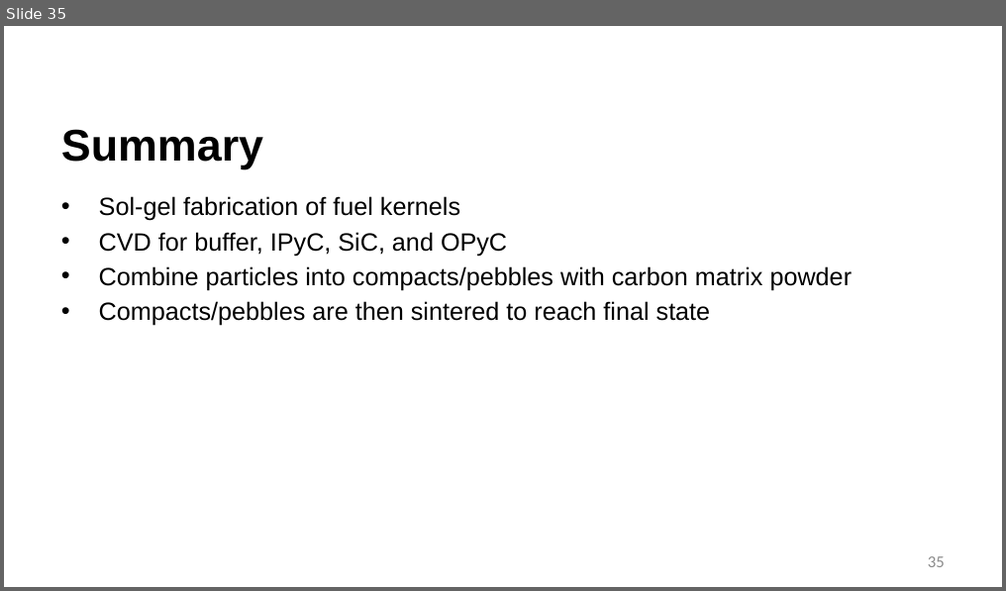
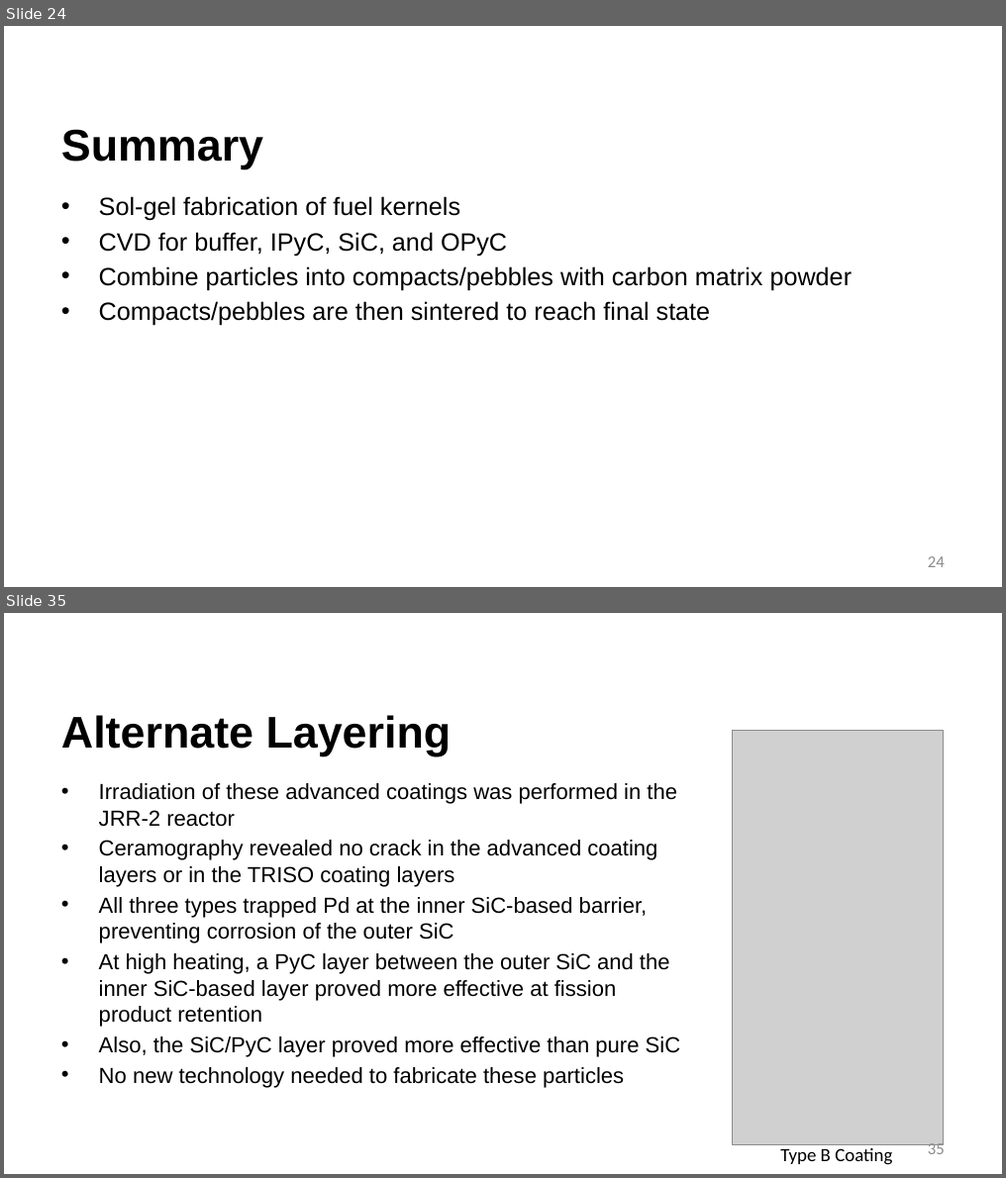
Before and after one commit to benbeeler/TEACHING, a slide deck: Advanced Reactor Materials/Fall2026/Lec6_TRISO.pptx. Shown one above the other, each under a label of ours: slide 35 before the commit, slides 24 and 35 after it; the slides between them are not shown. The pictures are 1006x591 and 1006x1178 pixels, drawn with LibreOffice and Linux fonts; fonts in the diff are those of the drawing; grey boxes stand for pictures; background and template pictures are left out. Boxes give left, top, right and bottom in pixels: in the first picture for what was removed or moved away, otherwise in the second. Text is boxed around its words. In the diff, an @@ line names an element or a change of style, - is before the commit and + after.

```diff
--- a/Advanced Reactor Materials/Fall2026/Lec6_TRISO.pptx
+++ b/Advanced Reactor Materials/Fall2026/Lec6_TRISO.pptx
@@ slide 35 added at (x1=4, y1=613, x2=1002, y2=1174), background #FFFFFF @@
@@ title added at (x1=61, y1=715, x2=451, y2=757), 42.7 pt, text #000000, bold @@
+Alternate Layering
@@ picture added at (x1=732, y1=731, x2=944, y2=1146) @@
@@ text added at (x1=99, y1=783, x2=681, y2=1088), 21 pt, text #000000 @@
+• Irradiation of these advanced coatings was performed in the JRR-2 reactor
+• Ceramography revealed no crack in the advanced coating layers or in the TRISO coating layers
+• All three types trapped Pd at the inner SiC-based barrier, preventing corrosion of the outer SiC
+• At high heating, a PyC layer between the outer SiC and the inner SiC-based layer proved more effective at fission product retention
+• Also, the SiC/PyC layer proved more effective than pure SiC
+• No new technology needed to fabricate these particles
@@ page number added at (x1=928, y1=1141, x2=944, y2=1155), 16 pt, text #8C8C8C @@
+35
@@ text added at (x1=780, y1=1149, x2=892, y2=1165), 18 pt, text #000000 @@
+Type B Coating
@@ what was slide 35 is now slide 24 @@
@@ page number at (x1=928, y1=557, x2=944, y2=568): text changed @@
-35
+24
```
Also in this commit, not shown: 2 slides changed, 12 other slides added, 11 slides removed, 4 other files.
